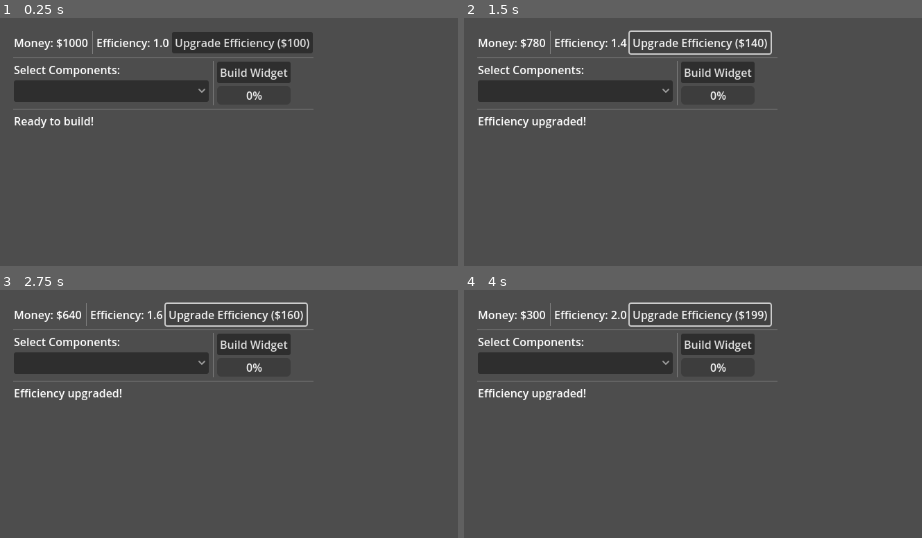
Above: before the commit, frames 1-4 (two rows, left to right).
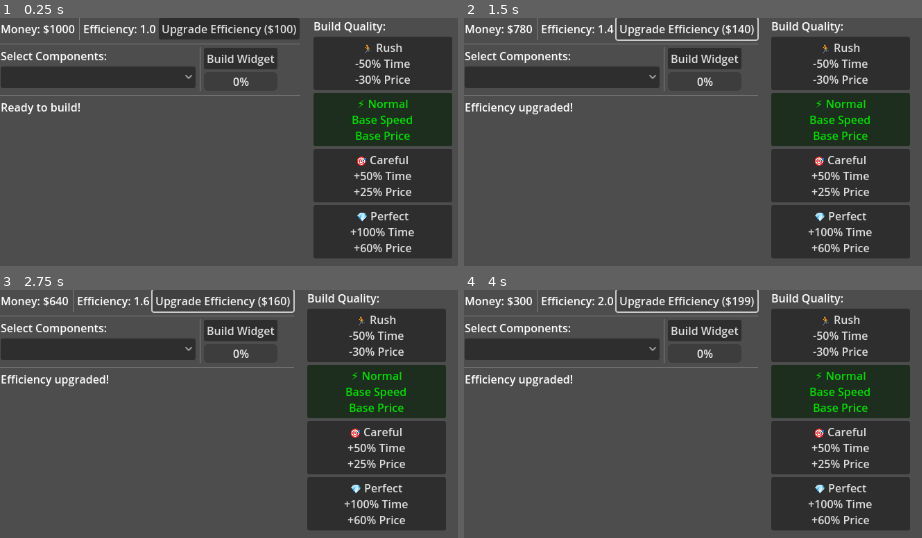
Above: after the commit, the same moments.

Repository: andrewtyree/idle-office-game
Game: Godot game, scene res://main.tscn
The game is run twice, just before and just after one commit, with the same random seed, the same clock (stepped at 60 frames per second) and the same inputs.
Inputs:
- Up to frame 1 (0.25 s): no input
- Up to frame 2 (1.5 s): click "Upgrade Efficiency ($100)" at 0.5 s; click "Upgrade Efficiency ($120)" at 1.25 s
- Up to frame 3 (2.75 s): click "Upgrade Efficiency ($140)" at 2 s
- Up to frame 4 (4 s): click "Upgrade Efficiency ($160)" at 2.75 s; click "Upgrade Efficiency ($179)" at 3.5 s

The runs differ from the first frame. In frame 1, 37% of the frame differs, in the area x 0-99%, y 0-97%; in frame 2, 36%; in frame 3, 36%; in frame 4, 36%.

Commit message:
Add speed vs quality control panel
- Add 4-button quality selection (Rush/Normal/Careful/Perfect)
- Implement time vs price trade-offs for strategic gameplay
- Rush: 50% time, 70% price
- Careful: 150% time, 125% price
- Perfect: 200% time, 160% price
- Quality buttons disabled during building to prevent exploits
- Updated UI layout with MainLayout HBoxContainer

Diff:
--- a/main.gd
+++ b/main.gd
@@ -1,13 +1,18 @@
 extends Control
 
 # UI References
-@onready var money_label = $GameUI/StatsRow/MoneyLabel
-@onready var efficiency_label = $GameUI/StatsRow/EfficiencyLabel
-@onready var upgrade_btn = $GameUI/StatsRow/UpgradeEfficiencyBtn
-@onready var component_option = $GameUI/BuildingRow/ComponentsBox/ComponentOption
-@onready var build_btn = $GameUI/BuildingRow/BuildBox/BuildBtn
-@onready var build_progress = $GameUI/BuildingRow/BuildBox/BuildProgress
-@onready var status_label = $GameUI/InfoRow/StatusLabel
+@onready var money_label = $MainLayout/GameUI/StatsRow/MoneyLabel
+@onready var efficiency_label = $MainLayout/GameUI/StatsRow/EfficiencyLabel
+@onready var upgrade_btn = $MainLayout/GameUI/StatsRow/UpgradeEfficiencyBtn
+@onready var component_option = $MainLayout/GameUI/BuildingRow/ComponentsBox/ComponentOption
+@onready var build_btn = $MainLayout/GameUI/BuildingRow/BuildBox/BuildBtn
+@onready var build_progress = $MainLayout/GameUI/BuildingRow/BuildBox/BuildProgress
+@onready var status_label = $MainLayout/GameUI/InfoRow/StatusLabel
+# UI References for quality panel
+@onready var rush_btn = $MainLayout/QualityPanel/QualityButtons/RushBtn
+@onready var normal_btn = $MainLayout/QualityPanel/QualityButtons/NormalBtn
+@onready var careful_btn = $MainLayout/QualityPanel/QualityButtons/CarefulBtn
+@onready var perfect_btn = $MainLayout/QualityPanel/QualityButtons/PerfectBtn
 
 # Game State
 var money: float = 1000.0
@@ -28,6 +33,16 @@
 # Timer for building
 var build_timer: Timer
 
+# Quality settings [time_multiplier, price_multiplier, display_name]
+var quality_settings = [
+	[0.5, 0.7, "Rush"],      # 50% time, 70% price
+	[1.0, 1.0, "Normal"],    # Base time, base price
+	[1.5, 1.25, "Careful"],  # 150% time, 125% price
+	[2.0, 1.6, "Perfect"]    # 200% time, 160% price
+]
+
+var selected_quality: int = 1  # Default to Normal (index 1)
+
 func _ready():
 	# Create and setup build timer
 	build_timer = Timer.new()
@@ -35,9 +50,15 @@
 	build_timer.one_shot = true
 	build_timer.timeout.connect(_on_build_complete)
 
-	# Connect buttons
+	# Connect existing buttons
 	build_btn.pressed.connect(_on_build_pressed)
 	upgrade_btn.pressed.connect(_on_upgrade_pressed)
+
+	# Connect quality buttons
+	rush_btn.pressed.connect(func(): _on_quality_selected(0))
+	normal_btn.pressed.connect(func(): _on_quality_selected(1))
+	careful_btn.pressed.connect(func(): _on_quality_selected(2))
+	perfect_btn.pressed.connect(func(): _on_quality_selected(3))
 
 	# Update UI
 	update_ui()
@@ -46,31 +67,32 @@
 	if is_building:
 		return
 
-	var selected = component_option.selected
-	var cost = components[selected][0]
+	var selected_component = component_option.selected
+	var base_cost = components[selected_component][0]
 
 	# Check if we can afford it
-	if money < cost:
+	if money < base_cost:
 		status_label.text = "Not enough money!"
 		return
 
-	# LOCK IN the component choice
-	building_component = selected
-
-
 	# Start building
-	money -= cost
+	money -= base_cost
 	is_building = true
 
-	# Calculate build time (reduced by efficiency)
-	var build_time = components[selected][2] / efficiency
+	# Calculate build time with quality modifier
+	var base_build_time = components[selected_component][2] / efficiency
+	var quality_time_multiplier = quality_settings[selected_quality][0]
+	var final_build_time = base_build_time * quality_time_multiplier
 
 	# Start timer and progress bar
-	build_timer.start(build_time)
+	build_timer.start(final_build_time)
 	build_progress.value = 0
-	build_progress.max_value = build_time
+	build_progress.max_value = final_build_time
 
-	status_label.text = "Building widget..."
+	# Show what quality we're building
+	var quality_name = quality_settings[selected_quality][2]
+	status_label.text = "Building " + quality_name + " quality widget..."
+
 	update_ui()
 
 func _process(delta):
@@ -84,16 +106,19 @@
 	build_btn.disabled = not can_build
 
 func _on_build_complete():
-	# Calculate selling price (base price * sophistication would go here)
-	var selected = component_option.selected
-	var selling_price = components[selected][1]
+	# Calculate selling price with quality modifier
+	var selected_component = component_option.selected
+	var base_price = components[selected_component][1]
+	var quality_price_multiplier = quality_settings[selected_quality][1]
+	var final_price = int(base_price * quality_price_multiplier)
 
 	# Add profit
-	money += selling_price
+	money += final_price
 	is_building = false
-	building_component = -1 # reset for next build
 
-	status_label.text = "Widget sold for $" + str(selling_price) + "!"
+	# Show result with quality info
+	var quality_name = quality_settings[selected_quality][2]
+	status_label.text = quality_name + " widget sold for $" + str(final_price) + "!"
 	build_progress.value = 0
 
 	update_ui()
@@ -109,6 +134,21 @@
 	else:
 		status_label.text = "Can't afford efficiency upgrade!"
 
+func _on_quality_selected(quality_index: int):
+	selected_quality = quality_index
+	update_quality_buttons()
+	update_ui()
+
+func update_quality_buttons():
+	# Reset all buttons to normal style
+	var quality_buttons = [rush_btn, normal_btn, careful_btn, perfect_btn]
+
+	for i in range(quality_buttons.size()):
+		if i == selected_quality:
+			quality_buttons[i].modulate = Color.GREEN  # Highlight selected
+		else:
+			quality_buttons[i].modulate = Color.WHITE   # Normal color
+
 func update_ui():
 	money_label.text = "Money: $" + str(int(money))
 	efficiency_label.text = "Efficiency: " + str("%.1f" % efficiency)
@@ -117,15 +157,22 @@
 	upgrade_btn.text = "Upgrade Efficiency ($" + str(int(upgrade_cost)) + ")"
 
 	# Disable build button if building or broke
-	var selected = component_option.selected
-	var can_build = not is_building and money >= components[selected][0]
+	var selected_component = component_option.selected
+	var can_build = not is_building and money >= components[selected_component][0]
 	build_btn.disabled = not can_build
 
-	# disable component dropdown while building
+	# Disable dropdown and quality buttons while building
 	component_option.disabled = is_building
+	rush_btn.disabled = is_building
+	normal_btn.disabled = is_building
+	careful_btn.disabled = is_building
+	perfect_btn.disabled = is_building
 
 	# Update build button text
 	if is_building:
 		build_btn.text = "Building..."
 	else:
 		build_btn.text = "Build Widget"
+
+	# Update quality button highlighting
+	update_quality_buttons()
--- a/main.tscn
+++ b/main.tscn
@@ -13,50 +13,52 @@
 script = ExtResource("1_ig7tw")
 metadata/_edit_horizontal_guides_ = [-174.0]
 
-[node name="GameUI" type="VBoxContainer" parent="."]
+[node name="MainLayout" type="HBoxContainer" parent="."]
 layout_mode = 1
 anchors_preset = 15
 anchor_right = 1.0
 anchor_bottom = 1.0
-offset_left = 20.0
-offset_top = 20.0
-offset_right = -701.0
-offset_bottom = -488.0
+offset_left = 0.975
+offset_right = 0.974976
 grow_horizontal = 2
 grow_vertical = 2
+theme_override_constants/separation = 20
 
-[node name="StatsRow" type="HBoxContainer" parent="GameUI"]
+[node name="GameUI" type="VBoxContainer" parent="MainLayout"]
 layout_mode = 2
 
-[node name="MoneyLabel" type="Label" parent="GameUI/StatsRow"]
+[node name="StatsRow" type="HBoxContainer" parent="MainLayout/GameUI"]
+layout_mode = 2
+
+[node name="MoneyLabel" type="Label" parent="MainLayout/GameUI/StatsRow"]
 layout_mode = 2
 text = "Money: $1000"
 
-[node name="VSeparator" type="VSeparator" parent="GameUI/StatsRow"]
+[node name="VSeparator" type="VSeparator" parent="MainLayout/GameUI/StatsRow"]
 layout_mode = 2
 
-[node name="EfficiencyLabel" type="Label" parent="GameUI/StatsRow"]
+[node name="EfficiencyLabel" type="Label" parent="MainLayout/GameUI/StatsRow"]
 layout_mode = 2
 text = "Efficiency: 1.0"
 
-[node name="UpgradeEfficiencyBtn" type="Button" parent="GameUI/StatsRow"]
+[node name="UpgradeEfficiencyBtn" type="Button" parent="MainLayout/GameUI/StatsRow"]
 layout_mode = 2
 text = "Upgrade Efficiency ($100)"
 
-[node name="HSeparator" type="HSeparator" parent="GameUI"]
+[node name="HSeparator" type="HSeparator" parent="MainLayout/GameUI"]
 layout_mode = 2
 
-[node name="BuildingRow" type="HBoxContainer" parent="GameUI"]
+[node name="BuildingRow" type="HBoxContainer" parent="MainLayout/GameUI"]
 layout_mode = 2
 
-[node name="ComponentsBox" type="VBoxContainer" parent="GameUI/BuildingRow"]
+[node name="ComponentsBox" type="VBoxContainer" parent="MainLayout/GameUI/BuildingRow"]
 layout_mode = 2
 
-[node name="Label" type="Label" parent="GameUI/BuildingRow/ComponentsBox"]
+[node name="Label" type="Label" parent="MainLayout/GameUI/BuildingRow/ComponentsBox"]
 layout_mode = 2
 text = "Select Components:"
 
-[node name="ComponentOption" type="OptionButton" parent="GameUI/BuildingRow/ComponentsBox"]
+[node name="ComponentOption" type="OptionButton" parent="MainLayout/GameUI/BuildingRow/ComponentsBox"]
 layout_mode = 2
 item_count = 5
 popup/item_0/text = "Basic Parts (Quality 1) - $10"
@@ -70,25 +72,60 @@
 popup/item_4/text = "Luxury Parts (Quality 5) - $200"
 popup/item_4/id = 4
 
-[node name="VSeparator" type="VSeparator" parent="GameUI/BuildingRow"]
+[node name="VSeparator" type="VSeparator" parent="MainLayout/GameUI/BuildingRow"]
 layout_mode = 2
 
-[node name="BuildBox" type="VBoxContainer" parent="GameUI/BuildingRow"]
+[node name="BuildBox" type="VBoxContainer" parent="MainLayout/GameUI/BuildingRow"]
 layout_mode = 2
 
-[node name="BuildBtn" type="Button" parent="GameUI/BuildingRow/BuildBox"]
+[node name="BuildBtn" type="Button" parent="MainLayout/GameUI/BuildingRow/BuildBox"]
 layout_mode = 2
 text = "Build Widget"
 
-[node name="BuildProgress" type="ProgressBar" parent="GameUI/BuildingRow/BuildBox"]
+[node name="BuildProgress" type="ProgressBar" parent="MainLayout/GameUI/BuildingRow/BuildBox"]
 layout_mode = 2
 
-[node name="HSeparator2" type="HSeparator" parent="GameUI"]
+[node name="HSeparator2" type="HSeparator" parent="MainLayout/GameUI"]
 layout_mode = 2
 
-[node name="InfoRow" type="HBoxContainer" parent="GameUI"]
+[node name="InfoRow" type="HBoxContainer" parent="MainLayout/GameUI"]
 layout_mode = 2
 
-[node name="StatusLabel" type="Label" parent="GameUI/InfoRow"]
+[node name="StatusLabel" type="Label" parent="MainLayout/GameUI/InfoRow"]
 layout_mode = 2
 text = "Ready to build!"
+
+[node name="QualityPanel" type="VBoxContainer" parent="MainLayout"]
+custom_minimum_size = Vector2(200, 400)
+layout_mode = 2
+
+[node name="QualityLabel" type="Label" parent="MainLayout/QualityPanel"]
+layout_mode = 2
+text = "Build Quality:"
+
+[node name="QualityButtons" type="VBoxContainer" parent="MainLayout/QualityPanel"]
+layout_mode = 2
+
+[node name="RushBtn" type="Button" parent="MainLayout/QualityPanel/QualityButtons"]
+layout_mode = 2
+text = "🏃 Rush
+-50% Time
+-30% Price"
+
+[node name="NormalBtn" type="Button" parent="MainLayout/QualityPanel/QualityButtons"]
+layout_mode = 2
+text = "⚡ Normal
+Base Speed
+Base Price"
+
+[node name="CarefulBtn" type="Button" parent="MainLayout/QualityPanel/QualityButtons"]
+layout_mode = 2
+text = "🎯 Careful
++50% Time
++25% Price"
+
+[node name="PerfectBtn" type="Button" parent="MainLayout/QualityPanel/QualityButtons"]
+layout_mode = 2
+text = "💎 Perfect
++100% Time
++60% Price"
